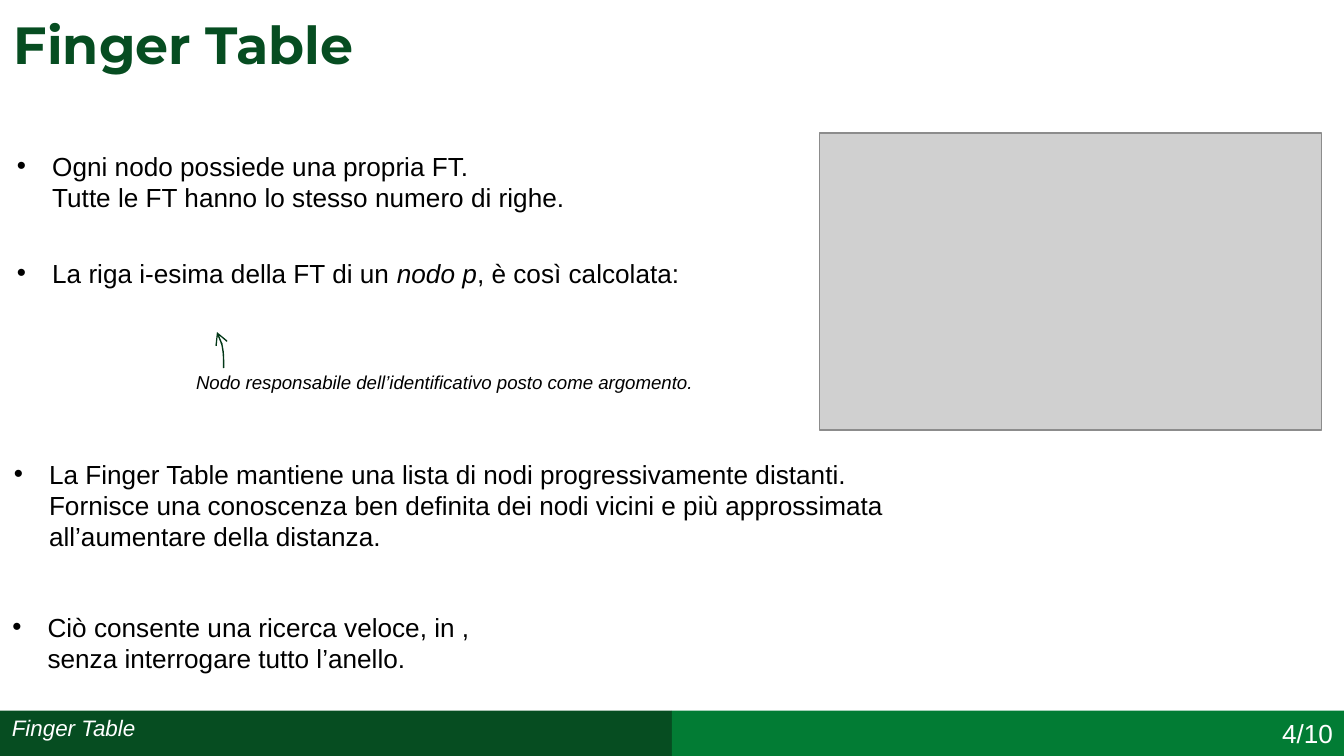
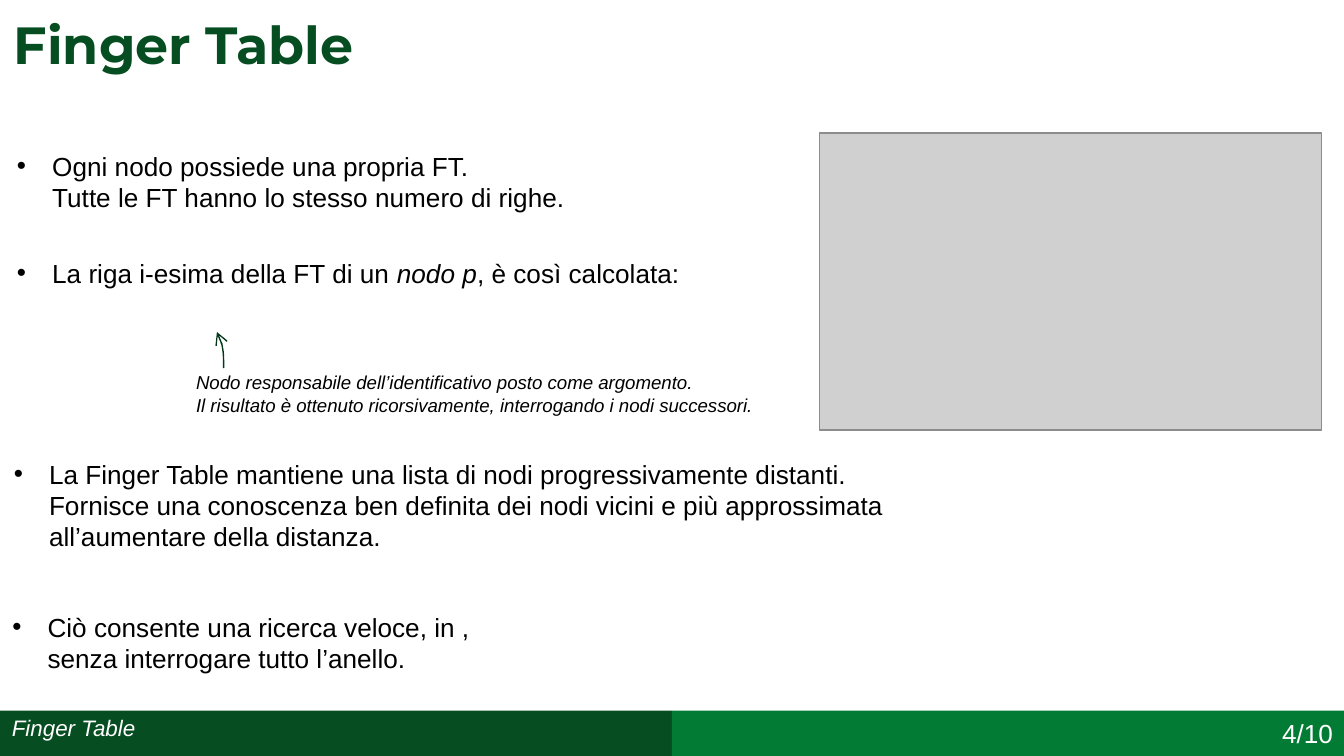
Before and after one commit to simonefesta/Chord_SDCC, a slide deck: slide 8 of Documentazione/Presentazione/Presentazione_Chord_Festa_0320408.pptx. Drawn at 1344x756 pixels with LibreOffice and Linux fonts; fonts in the diff are those of the drawing; grey boxes stand for pictures. Boxes give left, top, right and bottom in pixels: in the first picture for what was removed or moved away, otherwise in the second. Text is boxed around its words. In the diff, an @@ line names an element or a change of style, - is before the commit and + after.

```diff
--- a/Documentazione/Presentazione/Presentazione_Chord_Festa_0320408.pptx
+++ b/Documentazione/Presentazione/Presentazione_Chord_Festa_0320408.pptx
@@ text at [196,375,752,416]: text changed @@
-Nodo responsabile dell’identificativo posto come argomento.
+Nodo responsabile dell’identificativo posto come argomento.
+Il risultato è ottenuto ricorsivamente, interrogando i nodi successori.
```
Also in this commit, not shown: 2 other slides changed, 2 other files.
